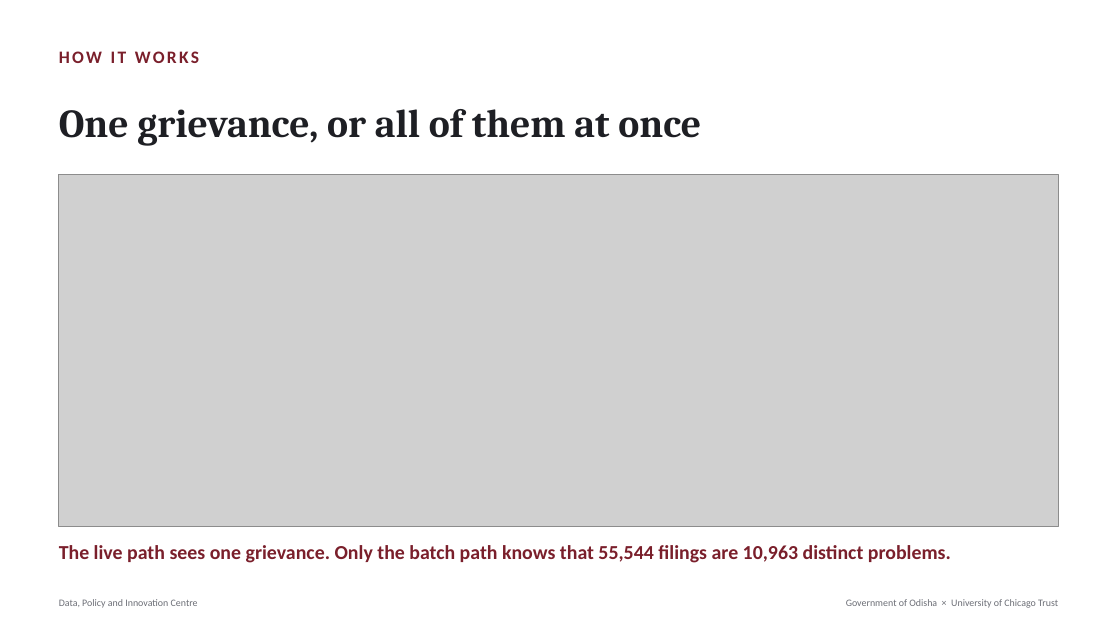
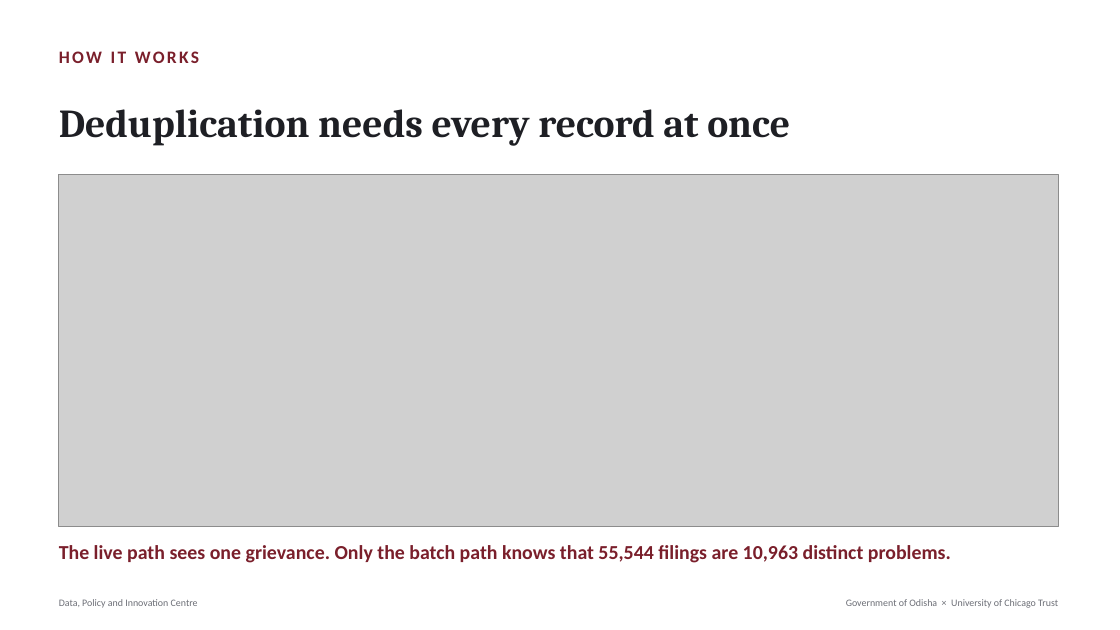
Before and after one commit to Data-Policy-and-Innovation-Centre/janasunani, a slide deck: slide 3 of docs/presentations/2026-08-24-timing-quality/Janasunani_2.0_Timing_and_Quality.pptx. Drawn at 1120x630 pixels with LibreOffice and Linux fonts; fonts in the diff are those of the drawing; grey boxes stand for pictures. Boxes give left, top, right and bottom in pixels: in the first picture for what was removed or moved away, otherwise in the second. Text is boxed around its words. In the diff, an @@ line names an element or a change of style, - is before the commit and + after.

```diff
--- a/docs/presentations/2026-08-24-timing-quality/Janasunani_2.0_Timing_and_Quality.pptx
+++ b/docs/presentations/2026-08-24-timing-quality/Janasunani_2.0_Timing_and_Quality.pptx
@@ text at bbox=[59, 109, 790, 146]: text changed @@
-One grievance, or all of them at once
+Deduplication needs every record at once
```
Also in this commit, not shown: 6 other slides changed, 5 other files.
